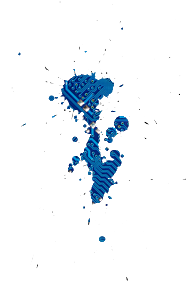
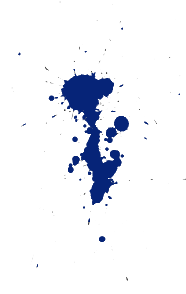
Two versions of the same layered image (186px x 294px). Layer-by-layer changes:
added layer "Color Fill 2" above "Layer 4" over <box>18,27,180,267</box>
hid "Layer 4", painted on it, unmasked it over <box>18,27,129,242</box>
